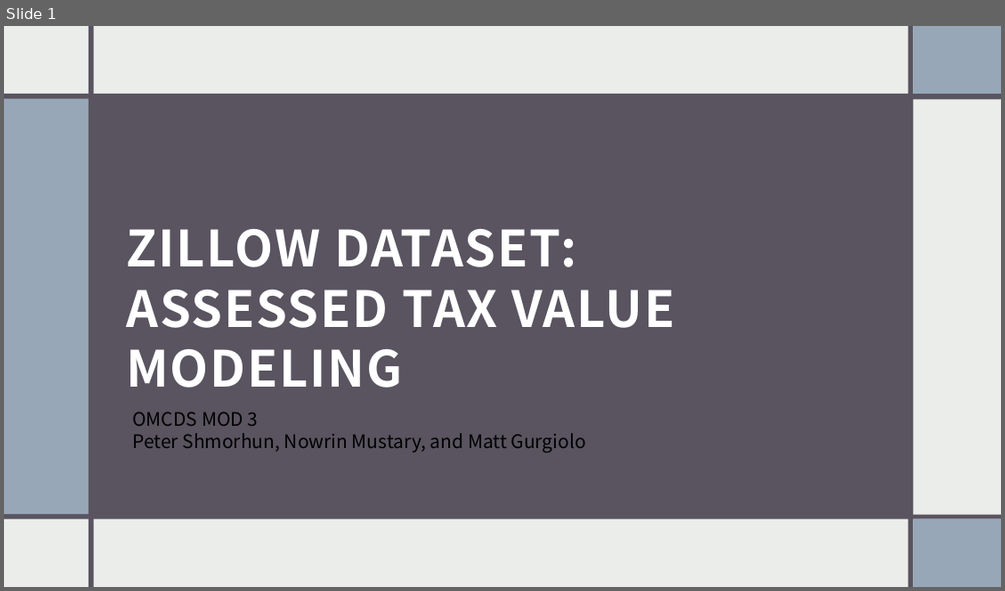
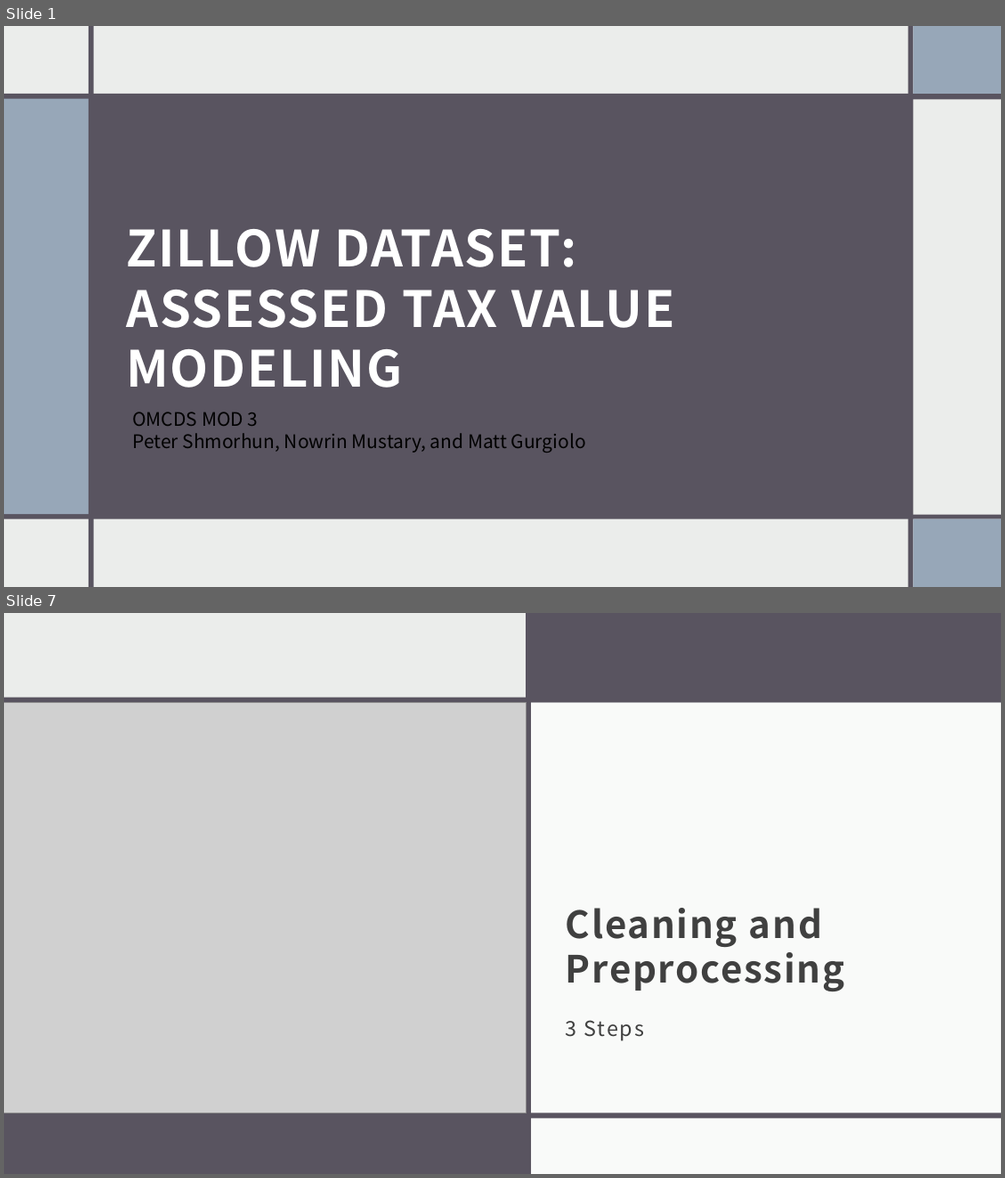
Before and after one commit to shmorhunmsds/ml_final_project, a slide deck: presentation.pptx. Shown one above the other, each under a label of ours: slide 1 before the commit, slides 1 and 7 after it; the slides between them are not shown. The pictures are 1005x591 and 1005x1178 pixels, drawn with LibreOffice and Linux fonts; fonts in the diff are those of the drawing; grey boxes stand for pictures. Boxes give left, top, right and bottom in pixels: in the first picture for what was removed or moved away, otherwise in the second. Text is boxed around its words. In the diff, an @@ line names an element or a change of style, - is before the commit and + after.

```diff
--- a/presentation.pptx
+++ b/presentation.pptx
@@ slide 7 added at box(4, 613, 1001, 1174), background #EBEDEB @@
@@ rectangle added at box(4, 613, 1001, 1174), fill #EBEDEB @@
@@ rectangle added at box(384, 613, 389, 1174), fill #595460 @@
@@ rectangle added at box(390, 613, 1001, 1174), fill #FFFFFF at 75% opacity @@
@@ rectangle added at box(526, 613, 531, 1174), fill #595460 @@
@@ rectangle added at box(528, 613, 1001, 699), fill #595460 @@
@@ rectangle added at box(4, 698, 1001, 703), fill #595460 @@
@@ picture added at box(4, 703, 526, 1113) @@
@@ rectangle added at box(531, 703, 1001, 1113), fill #FFFFFF at 75% opacity @@
@@ title added at box(566, 908, 845, 991), 36 pt, text #404040, bold @@
+Cleaning and Preprocessing
@@ subtitle added at box(565, 1020, 644, 1041), 20 pt, text #404040 @@
+3 Steps
@@ rectangle added at box(4, 1116, 531, 1174), fill #595460 @@
@@ rectangle added at box(4, 1112, 1001, 1118), fill #595460 @@
@@ rectangle added at box(531, 1117, 1001, 1174), fill #FFFFFF at 75% opacity @@
```
Also in this commit, not shown: 4 slides changed, 6 other slides added, 8 slides removed.
